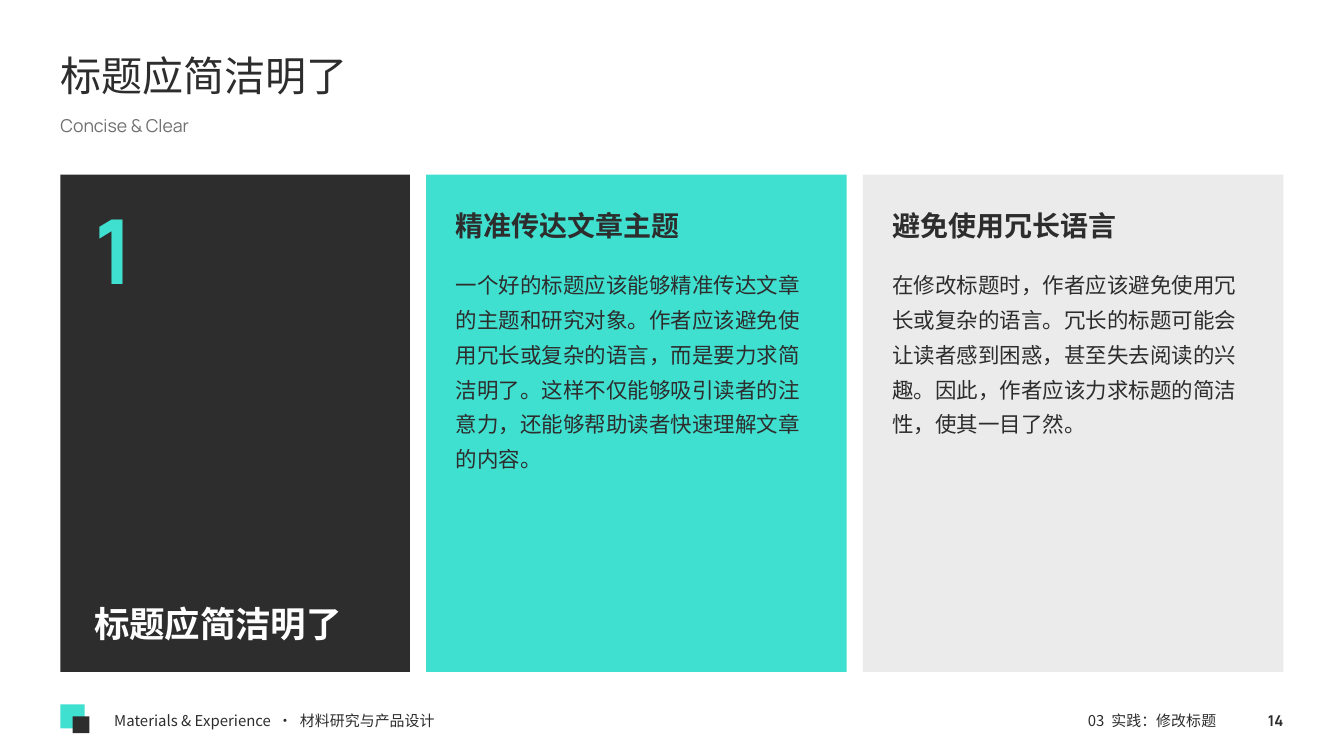
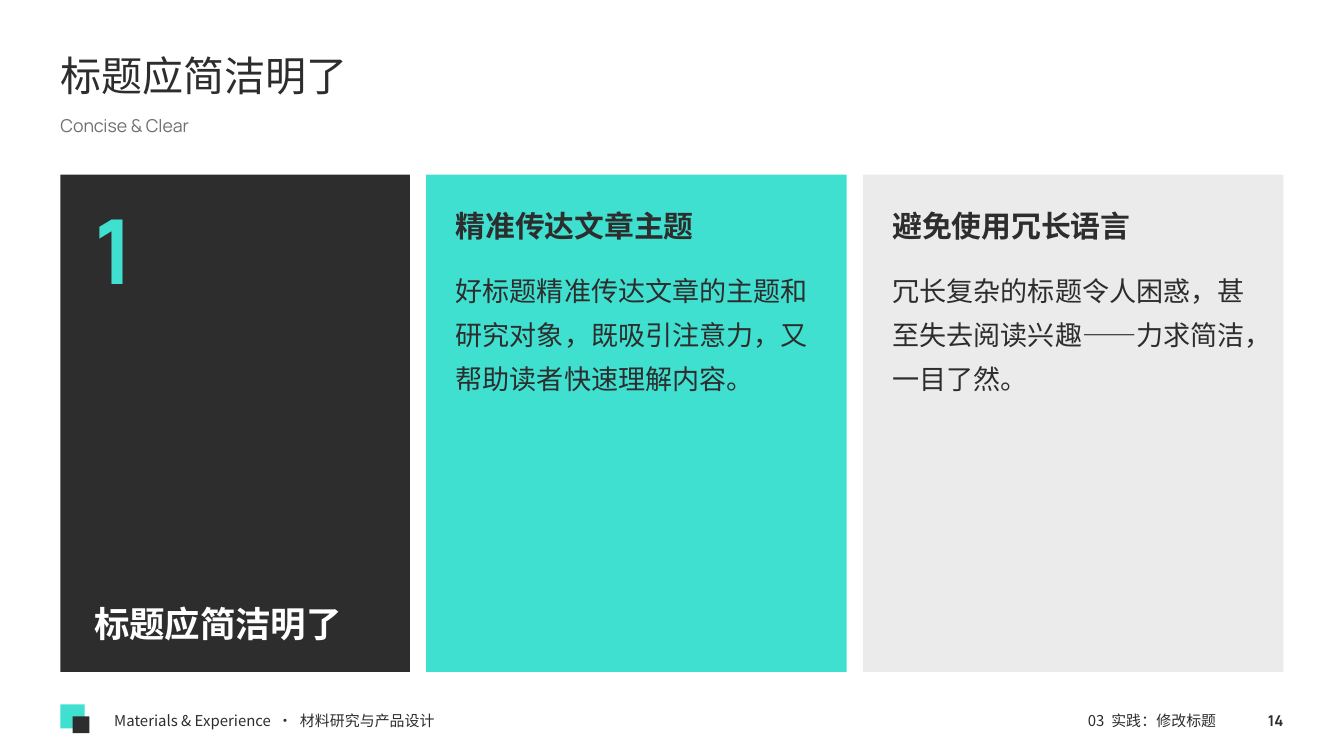
Before and after one commit to memoryzm214/Ericzm214, a slide deck: slide 14 of courses/第3课_学术论文研究背景撰写技巧.pptx. Drawn at 1344x756 pixels with LibreOffice and Linux fonts; fonts in the diff are those of the drawing. Boxes give left, top, right and bottom in pixels: in the first picture for what was removed or moved away, otherwise in the second. Text is boxed around its words. In the diff, an @@ line names an element or a change of style, - is before the commit and + after.

```diff
--- a/courses/第3课_学术论文研究背景撰写技巧.pptx
+++ b/courses/第3课_学术论文研究背景撰写技巧.pptx
@@ text "精准传达文章主题" at <box>456,211,694,240</box>: size 15 to 16 pt @@
@@ text "避免使用冗长语言" at <box>892,211,1130,240</box>: size 15 to 16 pt @@
@@ text at <box>456,278,808,391</box>: text changed; size 11.5 to 14.5 pt @@
-一个好的标题应该能够精准传达文章的主题和研究对象。作者应该避免使用冗长或复杂的语言，而是要力求简洁明了。这样不仅能够吸引读者的注意力，还能够帮助读者快速理解文章的内容。
+好标题精准传达文章的主题和研究对象，既吸引注意力，又帮助读者快速理解内容。
@@ text at <box>892,278,1271,391</box>: text changed; size 11.5 to 14.5 pt @@
-在修改标题时，作者应该避免使用冗长或复杂的语言。冗长的标题可能会让读者感到困惑，甚至失去阅读的兴趣。因此，作者应该力求标题的简洁性，使其一目了然。
+冗长复杂的标题令人困惑，甚至失去阅读兴趣——力求简洁，一目了然。
```
Also in this commit, not shown: 20 other slides changed.
